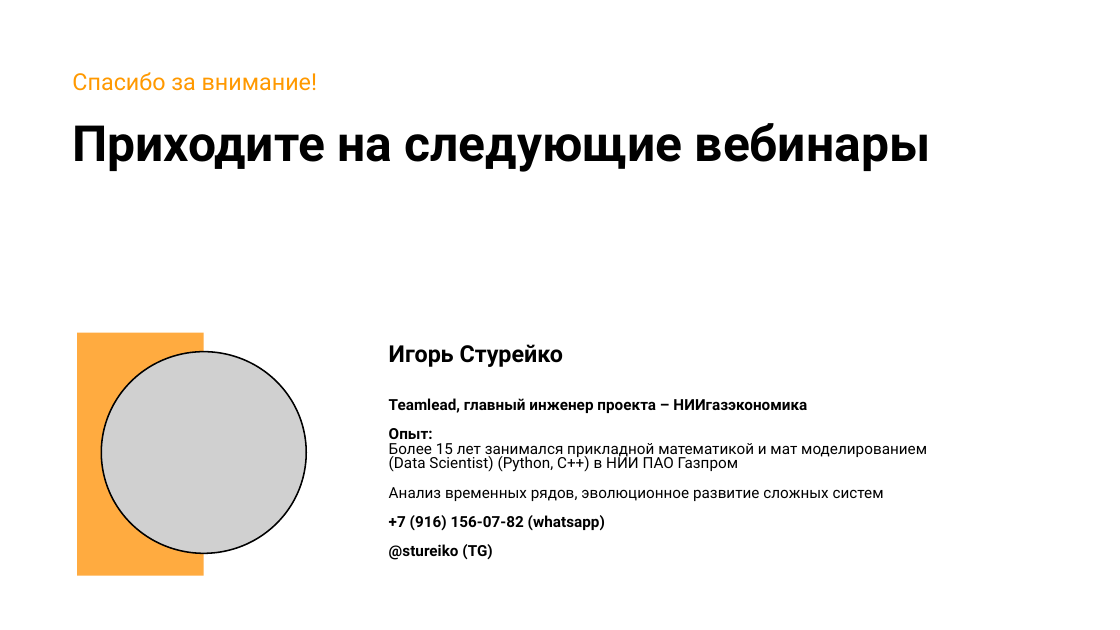
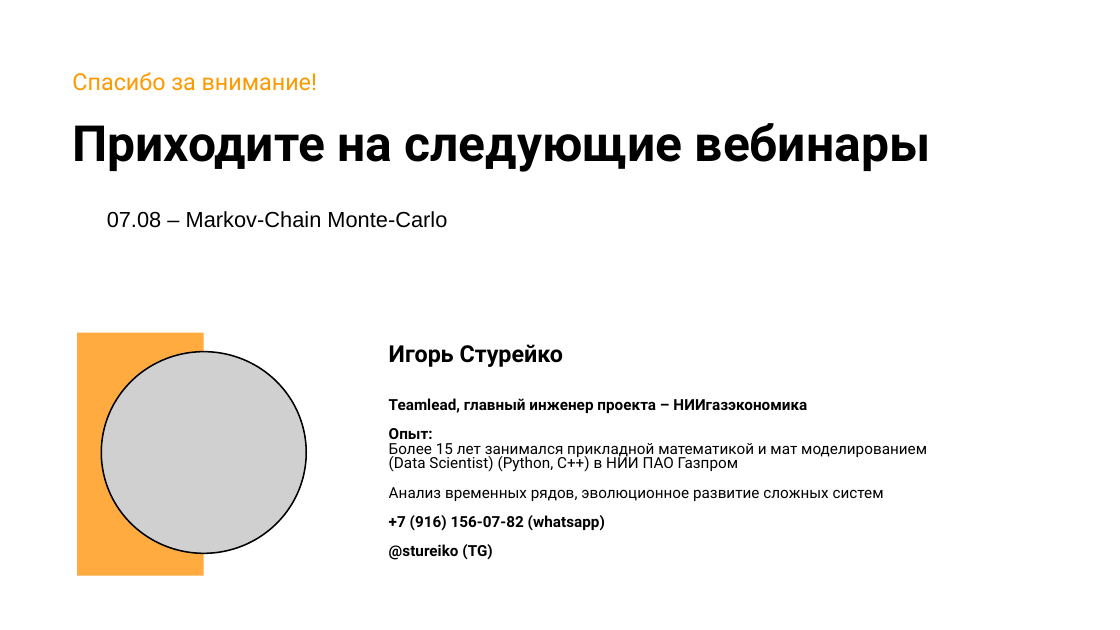
Before and after one commit to stureiko/Otus_lectures, a slide deck: slide 40 of ML Adv/24 - Introduction in Bayes/24 - Introduction in Bayes lesson.pptx. Drawn at 1120x630 pixels with LibreOffice and Linux fonts; fonts in the diff are those of the drawing; grey boxes stand for pictures; background and template pictures are left out. Boxes give left, top, right and bottom in pixels: in the first picture for what was removed or moved away, otherwise in the second. Text is boxed around its words. In the diff, an @@ line names an element or a change of style, - is before the commit and + after.

```diff
--- a/ML Adv/24 - Introduction in Bayes/24 - Introduction in Bayes lesson.pptx
+++ b/ML Adv/24 - Introduction in Bayes/24 - Introduction in Bayes lesson.pptx
@@ text added at [107, 211, 447, 228], 14 pt, text #000000 @@
+07.08 – Markov-Chain Monte-Carlo
```
Also in this commit, not shown: 1 other slide changed, 3 other files.
